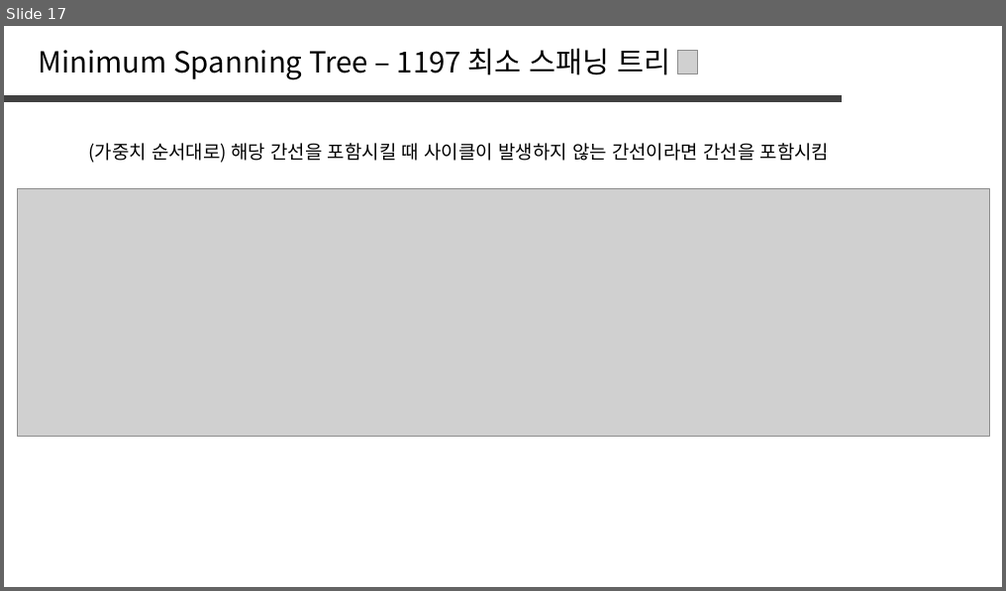
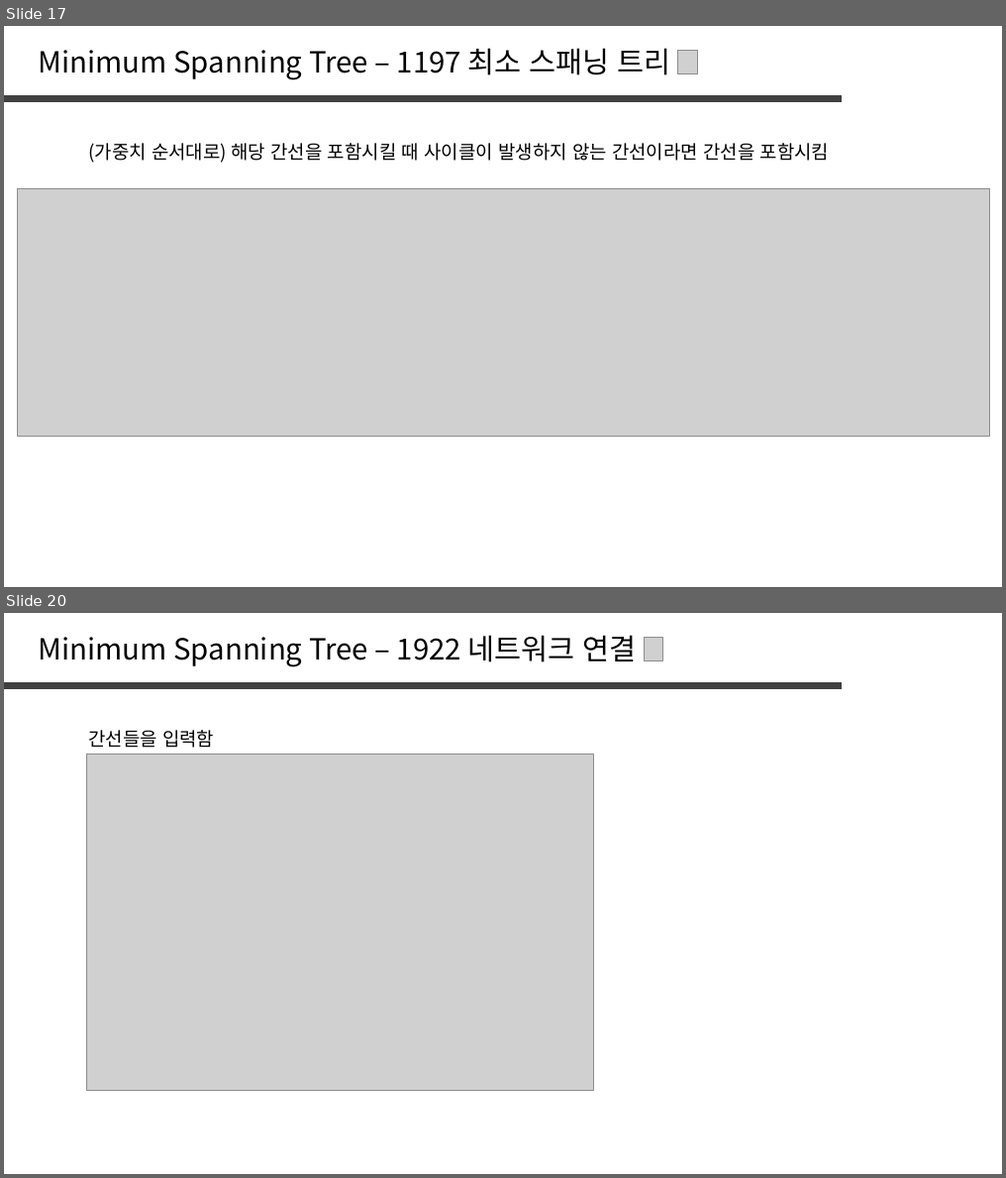
Before and after one commit to jaehoo1/PS-study, a slide deck: study/14_Minimum Spanning Tree, Kruskal.pptx. Shown one above the other, each under a label of ours: slide 17 before the commit, slides 17 and 20 after it; the slides between them are not shown. The pictures are 1006x591 and 1006x1178 pixels, drawn with LibreOffice and Linux fonts; fonts in the diff are those of the drawing; grey boxes stand for pictures. Boxes give left, top, right and bottom in pixels: in the first picture for what was removed or moved away, otherwise in the second. Text is boxed around its words. In the diff, an @@ line names an element or a change of style, - is before the commit and + after.

```diff
--- a/study/14_Minimum Spanning Tree, Kruskal.pptx
+++ b/study/14_Minimum Spanning Tree, Kruskal.pptx
@@ slide 20 added at [4, 613, 1002, 1174], background #FFFFFF @@
@@ text added at [39, 635, 637, 667], 28 pt, text #000000 @@
+Minimum Spanning Tree – 1922 네트워크 연결
@@ picture added at [645, 637, 663, 661] @@
@@ line added from (4, 685) to (843, 685), #404040 6 pt @@
@@ text added at [88, 730, 214, 748], 18 pt, text #000000 @@
+간선들을 입력함
@@ picture added at [87, 754, 594, 1090] @@
```
Also in this commit, not shown: 4 slides changed, 3 other slides added.
